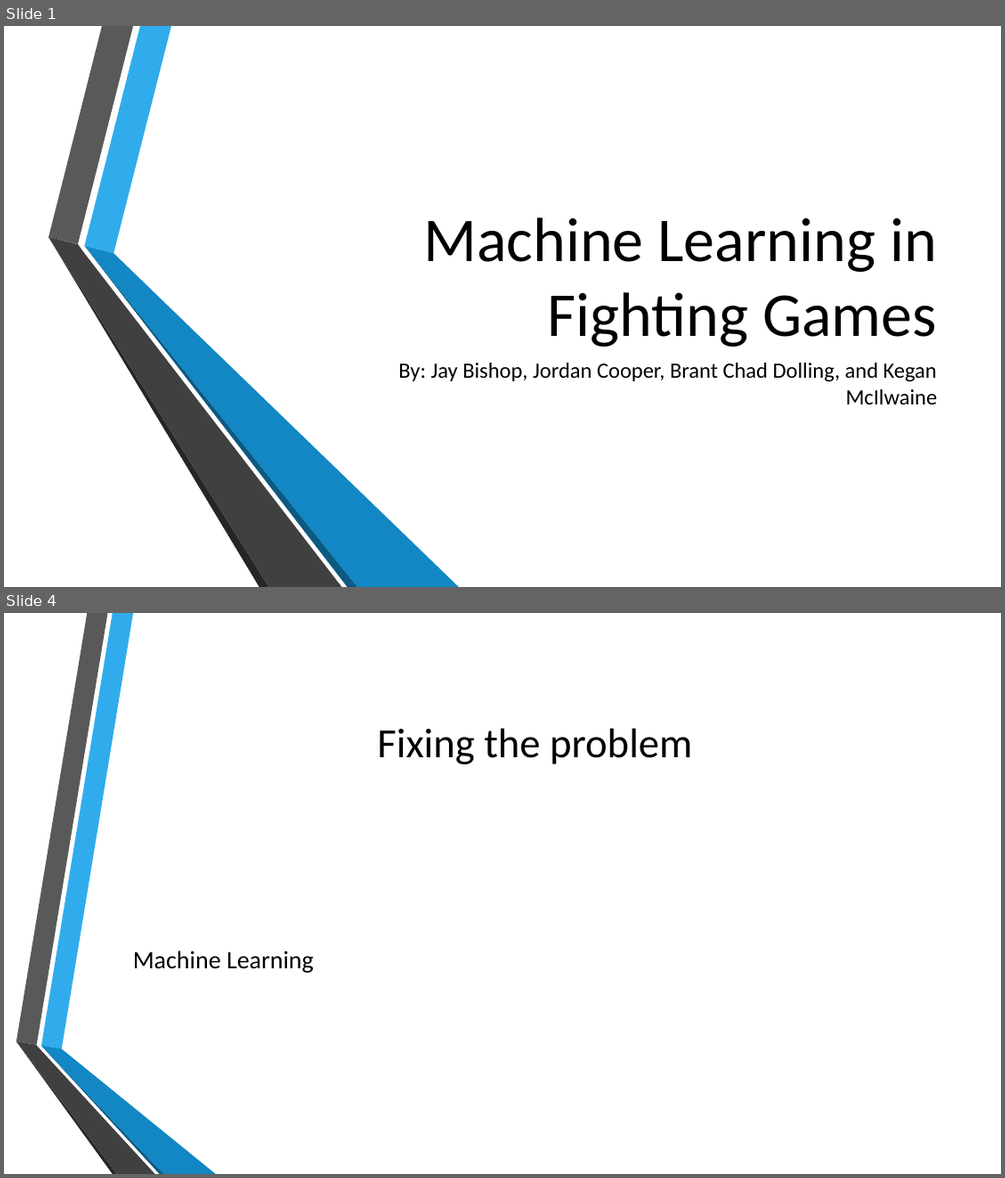
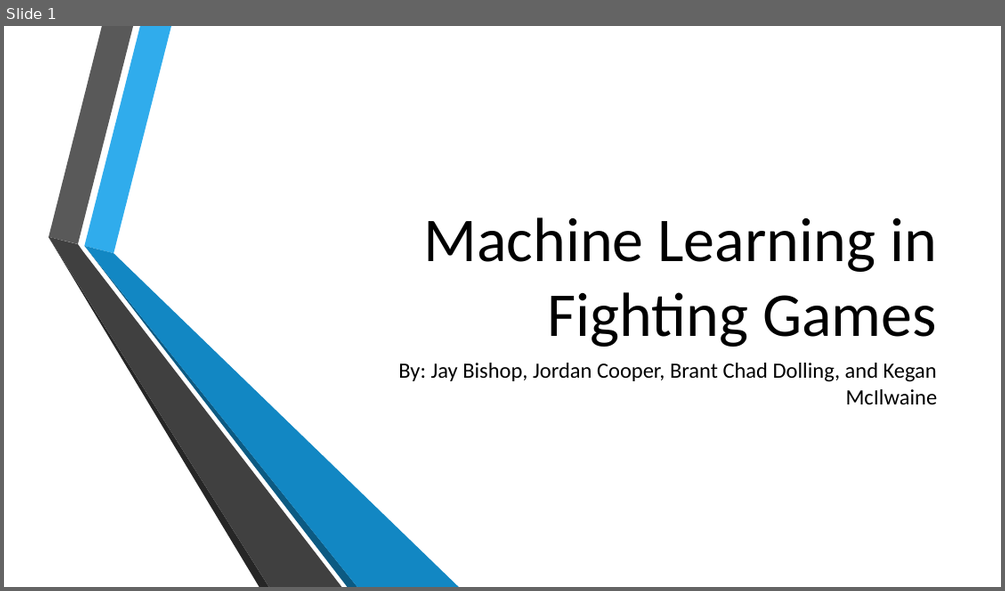
Before and after one commit to KeganMc/Super-Smash-Bros-Melee-AI, a slide deck: Documents/ProjectPresentation.pptx. Shown one above the other, each under a label of ours: slides 1 and 4 before the commit, slide 1 after it; the slides between them are not shown. The pictures are 1005x1178 and 1005x591 pixels, drawn with LibreOffice and Linux fonts; fonts in the diff are those of the drawing; background and template pictures are left out. Boxes give left, top, right and bottom in pixels: in the first picture for what was removed or moved away, otherwise in the second. Text is boxed around its words. In the diff, an @@ line names an element or a change of style, - is before the commit and + after.

```diff
--- a/Documents/ProjectPresentation.pptx
+++ b/Documents/ProjectPresentation.pptx
@@ slide 4 removed at (4,613,1001,1174), background picture (left out) @@
@@ title removed at (377,728,692,764) @@
-Fixing the problem
@@ text removed at (133,950,314,973) @@
-Machine Learning
@@ group removed at (16,613,216,1174): 6 freeform shapes @@
```
Also in this commit, not shown: 8 slides changed, 1 slide added.
